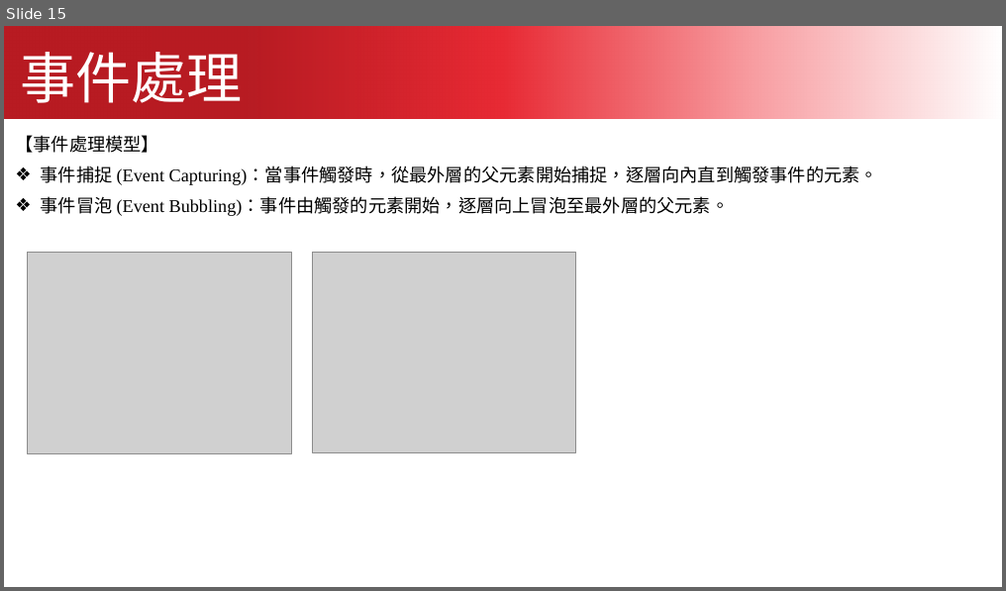
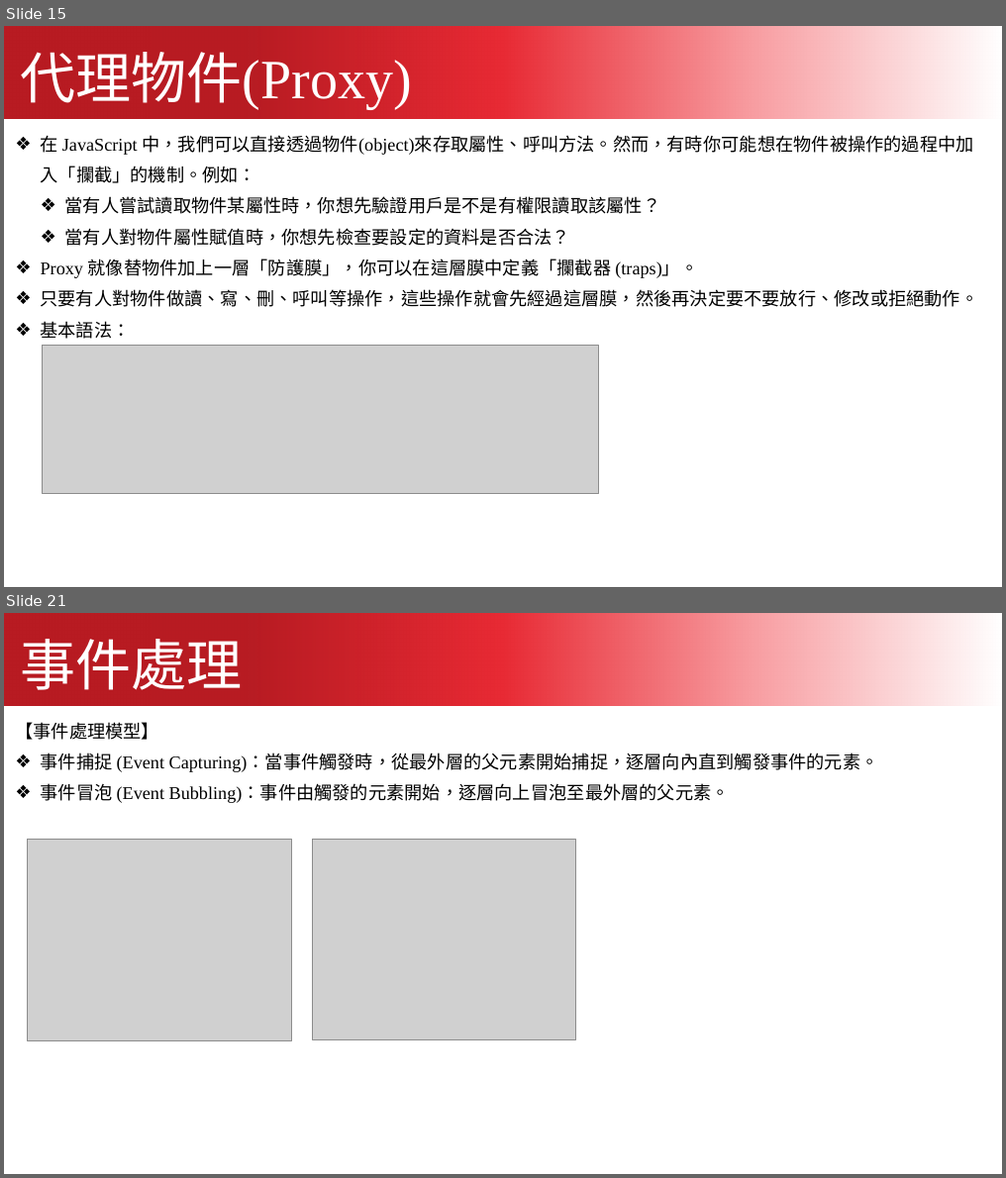
Before and after one commit to kcwc1029/blog-web, a slide deck: JavaScript/javascript_03.pptx. Shown one above the other, each under a label of ours: slide 15 before the commit, slides 15 and 21 after it; the slides between them are not shown. The pictures are 1006x591 and 1006x1178 pixels, drawn with LibreOffice and Linux fonts; fonts in the diff are those of the drawing; grey boxes stand for pictures. Boxes give left, top, right and bottom in pixels: in the first picture for what was removed or moved away, otherwise in the second. Text is boxed around its words. In the diff, an @@ line names an element or a change of style, - is before the commit and + after.

```diff
--- a/JavaScript/javascript_03.pptx
+++ b/JavaScript/javascript_03.pptx
@@ slide 15 added at <box>4,26,1002,587</box>, background #FFFFFF @@
@@ freeform shape added at <box>4,26,1002,118</box>, fill gradient #B81B22 to #E82A34 to #F89DA1 to #FFFFFF @@
@@ text added at <box>21,52,412,110</box>, 80 pt, text #FFFFFF @@
+代理物件(Proxy)
@@ text added at <box>41,135,979,339</box>, 26 pt, text #000000 @@
+❖ 在 JavaScript 中，我們可以直接透過物件(object)來存取屬性、呼叫方法。然而，有時你可能想在物件被操作的過程中加入「攔截」的機制。例如：
+  ❖ 當有人嘗試讀取物件某屬性時，你想先驗證用戶是不是有權限讀取該屬性？
+  ❖ 當有人對物件屬性賦值時，你想先檢查要設定的資料是否合法？
+❖ Proxy 就像替物件加上一層「防護膜」，你可以在這層膜中定義「攔截器 (traps)」。
+❖ 只要有人對物件做讀、寫、刪、呼叫等操作，這些操作就會先經過這層膜，然後再決定要不要放行、修改或拒絕動作。
+❖ 基本語法：
@@ picture added at <box>42,346,598,493</box> @@
@@ what was slide 15 is now slide 21 @@
```
Also in this commit, not shown: 17 other slides added, 12 slides removed, 6 other files.
